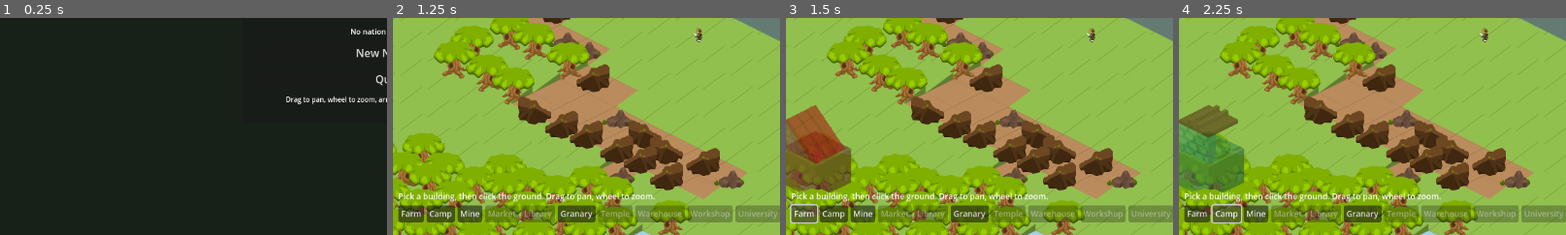
Above: before the commit, frames 1-4 (left to right).
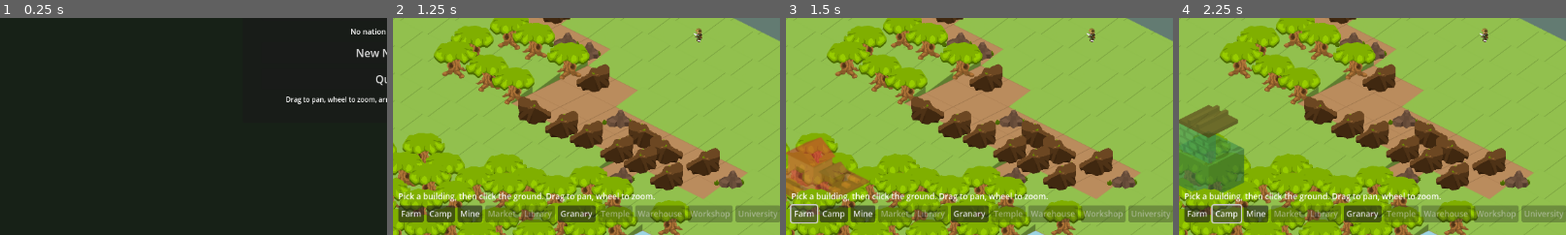
Above: after the commit, the same moments.

Repository: Sevin47/rise-of-ages
Game: Godot game, scene res://main.tscn
The game is run twice, just before and just after one commit, with the same random seed, the same clock (stepped at 60 frames per second) and the same inputs.
Inputs:
- Up to frame 1 (0.25 s): no input
- Up to frame 2 (1.25 s): click "New Nation" at 0.5 s
- Up to frame 3 (1.5 s): click "Farm" at 1.25 s
- Up to frame 4 (2.25 s): click "Camp" at 2 s
The pictures show only the part of the screen within x 0-50%, y 50-100%; the shares and areas given below are measured in that part.

Frames 1-2 are identical in both runs. In frame 3, 5.7% of the frame differs, in the area x 0-22%, y 40-84%; in frame 4, nothing differs.

Commit message:
Render buildings from Blender instead of assembling them
Assembling a building from a tileset is a separate judgement each time
about which pieces line up, and they drift: a roof overhangs on one and
not the next, walls catch the light from different directions, palettes
wander. Rendering every building through one camera under one set of
lights makes matching the default rather than something to check for.

The camera is derived from the game's own tiles. 132x66 is a 2:1 diamond,
so the elevation is asin(66/132) = 30 degrees. Not 26.57: that is
atan(1/2), the slope of the tile edges on screen, not where the camera
stands, and using it would render buildings that do not sit on the ground.

Each building is modelled with its footprint centred on the world origin
and the camera looks at that origin, so the image centre is the tile
centre. That deletes the anchoring work rather than redoing it: compare
make_rendered, which draws one centred sprite, against the tileset path
it sits above, which stacks layers and lifts each by a hand-measured
amount that needs re-tuning whenever a piece changes.

Geometry is Python, not a .blend, so it diffs and re-renders like the rest
of the project. --check renders a bare one-tile plate and measures it;
extent is the wrong measure under a reconstruction filter, which bleeds
outwards at zero alpha and eats the diamond's tips at half, so it asserts
on total coverage and centroid, which a symmetric filter cannot shift. The
plate lands at 4356 px2, exactly 132 x 66 / 2, centred to a hundredth of a
pixel.

Only the farm is rendered so far, so it stands next to tileset buildings
for comparison rather than replacing them.

Co-Authored-By: Claude Opus 5 <noreply@anthropic.com>

Diff:
--- a/godot/art.gd
+++ b/godot/art.gd
@@ -104,7 +104,43 @@
 ## Every layer has to sort as one object. Left to itself Godot sorts each
 ## sprite by its own Y, and a roof sits higher up the screen than the walls
 ## under it, so it would sort behind them and vanish.
+## Buildings rendered from art/blender/render_buildings.py, when one exists.
+const RENDERED_DIR := "res://assets/rendered/"
+
+
+static func has_rendered(def: String) -> bool:
+	return ResourceLoader.exists(RENDERED_DIR + def + ".png")
+
+
+## A rendered building needs no assembly.
+##
+## Compare this with the tileset path below. That one stacks layers, shrinks
+## them, and lifts each by a hand-measured amount that has to be re-tuned
+## whenever a piece changes. Here the sprite was taken through the same camera
+## the game draws with, with the footprint centred on the world origin, so the
+## image centre *is* the tile centre: drawing it centred is the whole placement.
+static func make_rendered(def: String, tx: int, ty: int) -> Node2D:
+	var n := WorldMap.footprint(def)
+	var mid := Iso.to_screen(tx + (n - 1) / 2.0, ty + (n - 1) / 2.0)
+
+	var group := Node2D.new()
+	# Y carries the sort order, as with every other entity.
+	group.position = Vector2(0.0, mid.y)
+
+	var s := Sprite2D.new()
+	s.texture = load(RENDERED_DIR + def + ".png")
+	s.centered = true
+	# Authored one tile across, so an n-tile footprint is just n times bigger.
+	s.scale = Vector2(n, n)
+	s.position = Vector2(mid.x, 0.0)
+	group.add_child(s)
+	return group
+
+
 static func make_building(def: String, tx: int, ty: int) -> Node2D:
+	if has_rendered(def):
+		return make_rendered(def, tx, ty)
+
 	var sheet: Texture2D = load(VILLAGE_SHEET)
 	var n := WorldMap.footprint(def)
 	var mid := Iso.to_screen(tx + (n - 1) / 2.0, ty + (n - 1) / 2.0)
Binary file added: godot/assets/rendered/farm.png
Not shown, added: godot/assets/rendered/farm.png.import
Binary file added: godot/assets/rendered/house.png
Not shown, added: godot/assets/rendered/house.png.import
Not shown, changed: README.md
Not shown, added: art/blender/render_buildings.py
